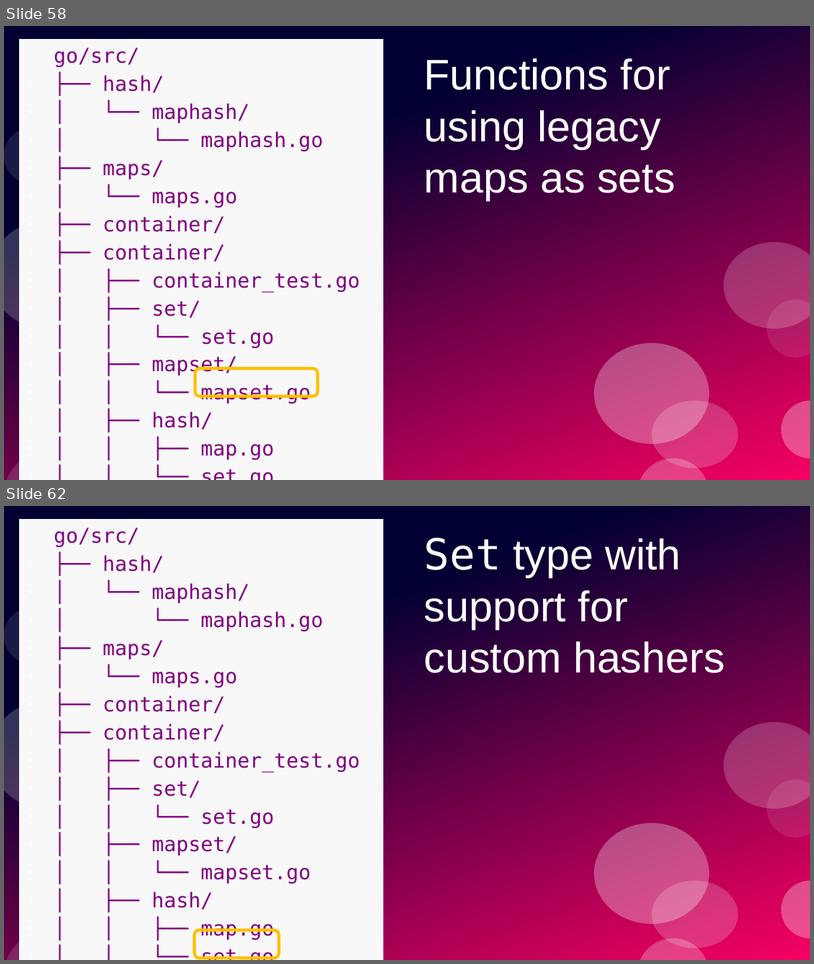
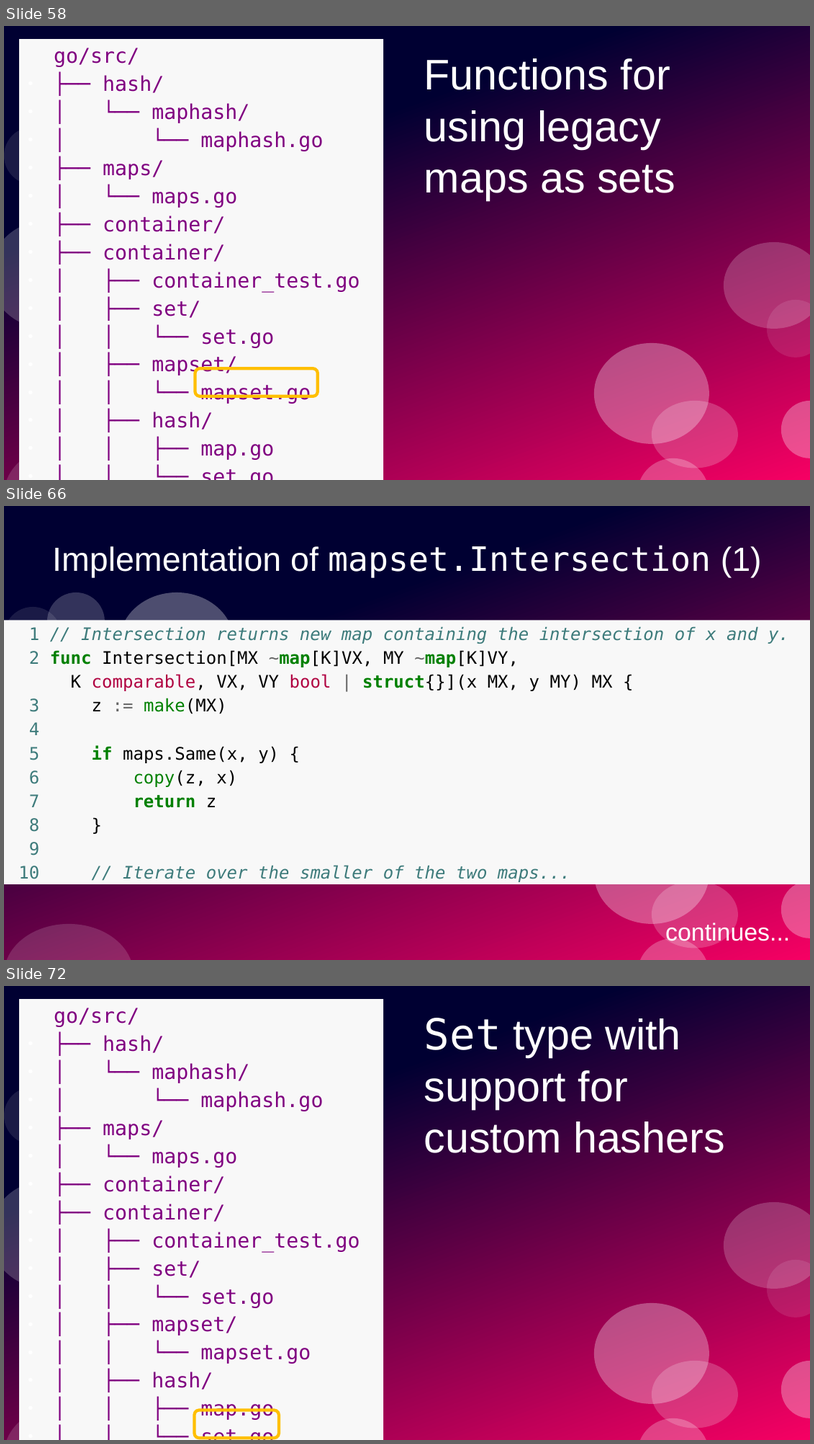
Before and after one commit to ramalho/sets-in-go, a slide deck: sets-in-go.odp. Shown one above the other, each under a label of ours: slides 58 and 62 before the commit, slides 58, 66 and 72 after it; the slides between them are not shown. The pictures are 814x964 and 814x1444 pixels, drawn with LibreOffice and Linux fonts; fonts in the diff are those of the drawing. Boxes give left, top, right and bottom in pixels: in the first picture for what was removed or moved away, otherwise in the second. Text is boxed around its words. In the diff, an @@ line names an element or a change of style, - is before the commit and + after.

```diff
--- a/sets-in-go.odp
+++ b/sets-in-go.odp
@@ slide 66 added at (4, 506, 810, 960), background #FFFFFF; not listed: 10 template elements that a slide beside it also shows @@
@@ title added at (52, 545, 762, 578), 33 pt, text #FFFFFF @@
+Implementation of mapset.Intersection (1)
@@ ellipse added at (47, 592, 105, 650), fill #FFFFFF at 20% opacity @@
@@ ellipse added at (119, 592, 234, 693), fill #FFFFFF at 30% opacity @@
@@ text added at (4, 620, 810, 884), fill #F8F8F8, 17 pt, text #3D7B7B @@
+1 // Intersection returns new map containing the intersection of x and y.
+2 func Intersection[MX ~map[K]VX, MY ~map[K]VY,
+K comparable, VX, VY bool | struct{}](x MX, y MY) MX {
+3 z := make(MX)
+4
+5 if maps.Same(x, y) {
+6 copy(z, x)
+7 return z
+8 }
+9
+10 // Iterate over the smaller of the two maps...
@@ text added at (666, 921, 790, 945), 24 pt, text #FFFFFF @@
+continues...
@@ what was slide 62 is now slide 72 @@
```
Also in this commit, not shown: 3 slides changed, 10 other slides added, 5 other files.
